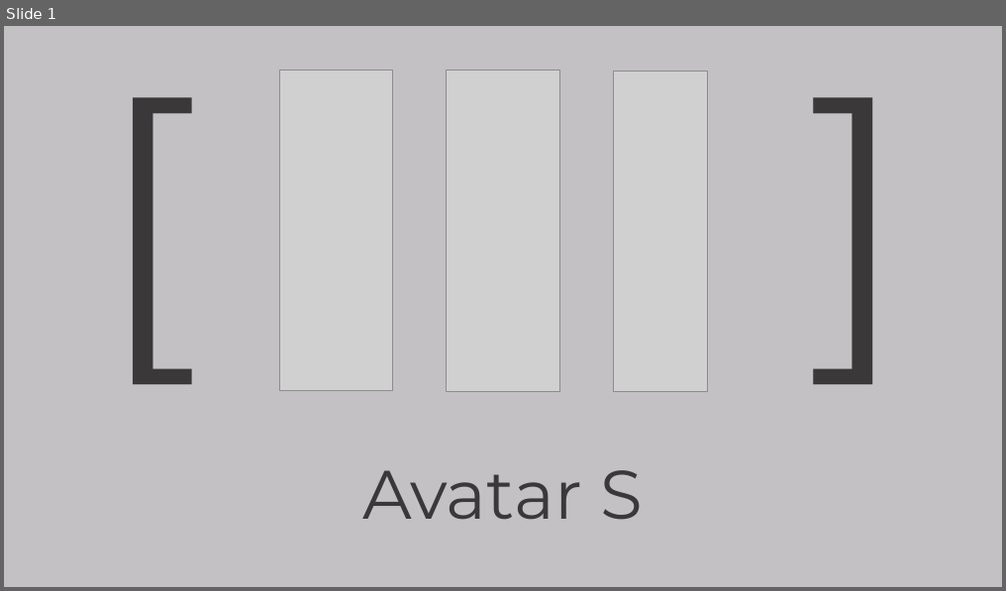
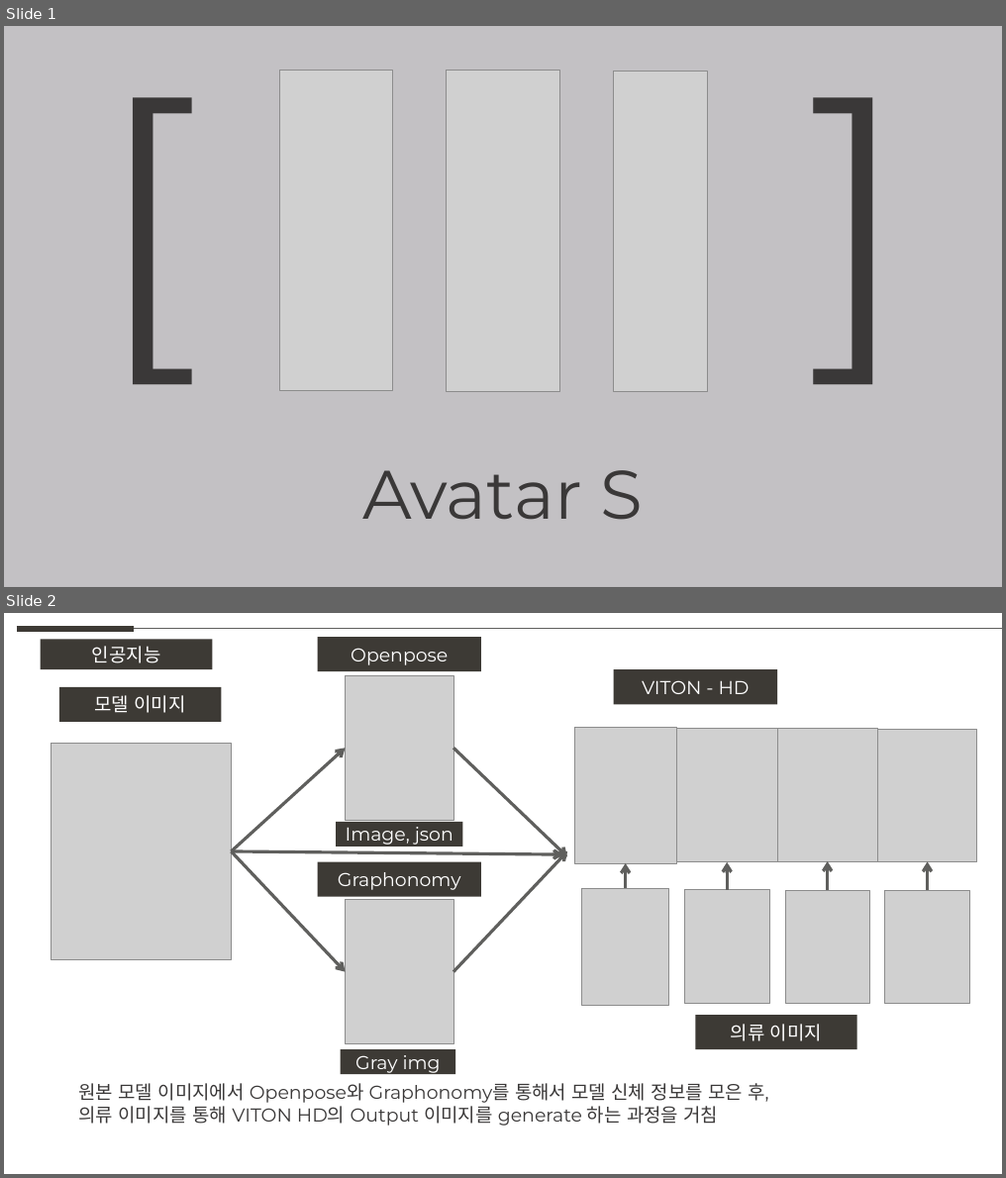
Before and after one commit to weaknessHero/Project_AvatarS, a slide deck: 발표자료/업데이트/LJHPPT.pptx. Shown one above the other, each under a label of ours: slide 1 before the commit, slides 1 and 2 after it. The pictures are 1006x591 and 1006x1178 pixels, drawn with LibreOffice and Linux fonts; fonts in the diff are those of the drawing; grey boxes stand for pictures. Boxes give left, top, right and bottom in pixels: in the first picture for what was removed or moved away, otherwise in the second. Text is boxed around its words. In the diff, an @@ line names an element or a change of style, - is before the commit and + after.

```diff
--- a/발표자료/업데이트/LJHPPT.pptx
+++ b/발표자료/업데이트/LJHPPT.pptx
@@ slide 2 added at [4,613,1002,1174], background #FFFFFF @@
@@ line added from (17, 629) to (135, 629), #3D3A35 6 pt @@
@@ rectangle added at [41,639,213,669], fill #3D3A35, 18 pt, text #FFFFFF @@
+인공지능
@@ line added from (135, 629) to (1002, 629), #5F5F5D 0.5 pt @@
@@ rectangle added at [318,637,481,672], fill #3D3A35, 18 pt, text #FFFFFF @@
+Openpose
@@ rectangle added at [614,669,777,705], fill #3D3A35, 18 pt, text #FFFFFF @@
+VITON - HD
@@ rectangle added at [59,687,221,722], fill #3D3A35, 18 pt, text #FFFFFF @@
+모델 이미지
@@ picture added at [346,676,453,820] @@
@@ picture added at [574,727,677,863] @@
@@ picture added at [677,728,778,862] @@
@@ picture added at [777,728,877,862] @@
@@ picture added at [877,729,977,861] @@
@@ picture added at [51,744,231,960] @@
@@ arrow added from (231, 852) to (346, 748), #5F5F5D 3 pt @@
@@ arrow added from (453, 748) to (567, 858), #5F5F5D 3 pt @@
@@ rectangle added at [336,822,463,847], fill #3D3A35, 18 pt, text #FFFFFF @@
+Image, json
@@ arrow added from (231, 852) to (346, 972), #5F5F5D 3 pt @@
@@ arrow added from (231, 852) to (563, 855), #5F5F5D 3 pt @@
@@ rectangle added at [318,862,481,897], fill #3D3A35, 18 pt, text #FFFFFF @@
+Graphonomy
@@ arrow added from (453, 972) to (567, 852), #5F5F5D 3 pt @@
@@ arrow added from (626, 888) to (626, 863), #5F5F5D 3 pt @@
@@ arrow added from (727, 890) to (727, 862), #5F5F5D 3 pt @@
@@ arrow added from (828, 890) to (828, 861), #5F5F5D 3 pt @@
@@ arrow added from (928, 891) to (928, 862), #5F5F5D 3 pt @@
@@ picture added at [346,900,453,1045] @@
@@ picture added at [582,888,669,1005] @@
@@ picture added at [684,890,769,1003] @@
@@ picture added at [785,891,870,1004] @@
@@ picture added at [885,891,969,1004] @@
@@ rectangle added at [696,1015,857,1051], fill #3D3A35, 18 pt, text #FFFFFF @@
+의류 이미지
@@ rectangle added at [341,1051,455,1075], fill #3D3A35, 18 pt, text #FFFFFF @@
+Gray img
@@ text added at [78,1083,768,1126], 18 pt, text #3A3838 @@
+원본 모델 이미지에서 Openpose와 Graphonomy를 통해서 모델 신체 정보를 모은 후,
+의류 이미지를 통해 VITON HD의 Output 이미지를 generate 하는 과정을 거침
```
Also in this commit, not shown: 1 other slide added, 4 slides removed, 1 other file.
